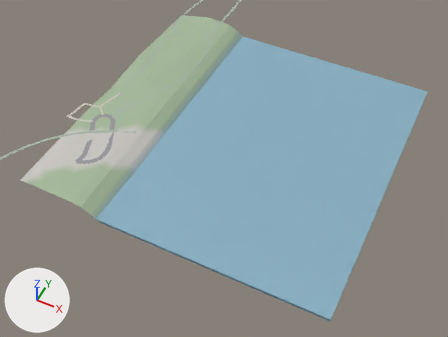
What one commit did to the glTF model game/world/tile_3_-1.glb.
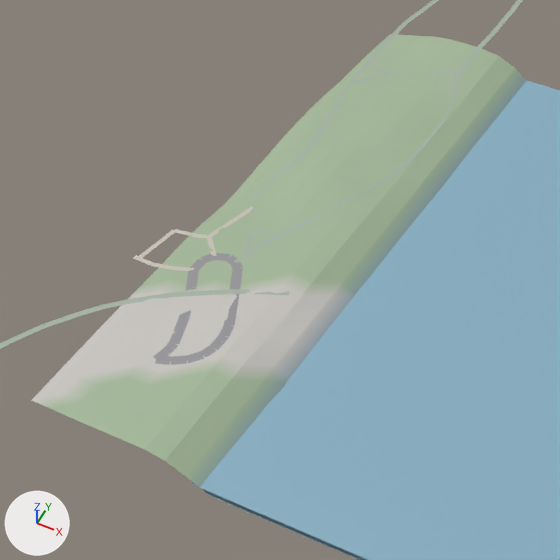
Each version appears first whole from a camera (50 mm lens) standing at (1050.0, -211.0, 368.0) and looking at (894.0, 101.0, -22.0), and next in a close-up on the part from 1% to 58% of the width and 0% to 75% of the height. Every picture has the same lights, and +X, +Y and +Z are marked at lower left. The older version's two pictures come first. Where no turn or scale is listed for an object, it has been applied to the vertices.

The first close-up shows 'roads', 'terrain', 'water'.
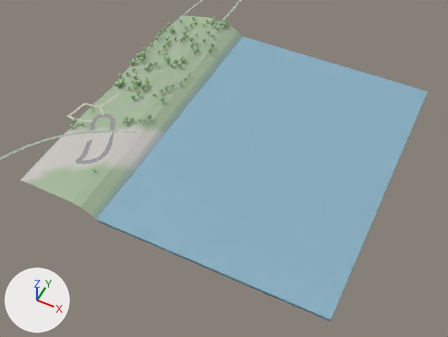
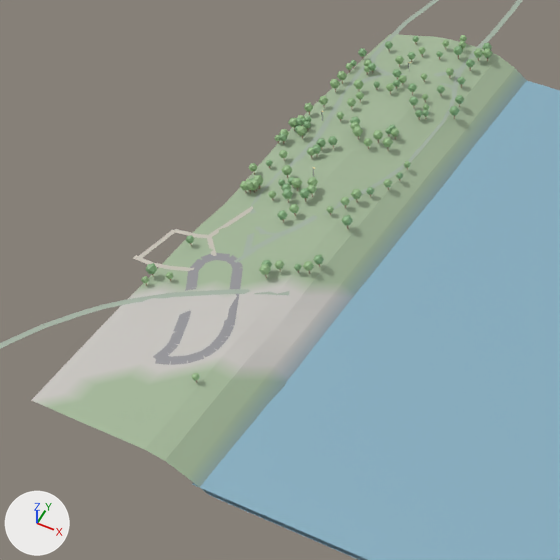
Where the change shows, as pixel boxes (x1, y1, x2, y2) in the close-ups (560 x 560 px):
```json
{"object": "props", "change": "added", "after": [141, 35, 492, 382]}
```

Scene script edits in JSON lines:
```json
{"op": "add", "block": "me_props", "code": ["me_props = bpy.data.meshes.new('props')", "me_props.from_pydata(...)  # 2736 vertices, 4552 faces; spans x 767.0..828.0, y 32.0..256.0, z -2.0..9.0", "me_props.materials.append(mat_defaultmaterial_002)"]}
{"op": "add", "block": "ob_props", "code": ["ob_props = bpy.data.objects.new('props', me_props)", "ob_props.location = (0.0, 0.0, 0.0)"]}
```
